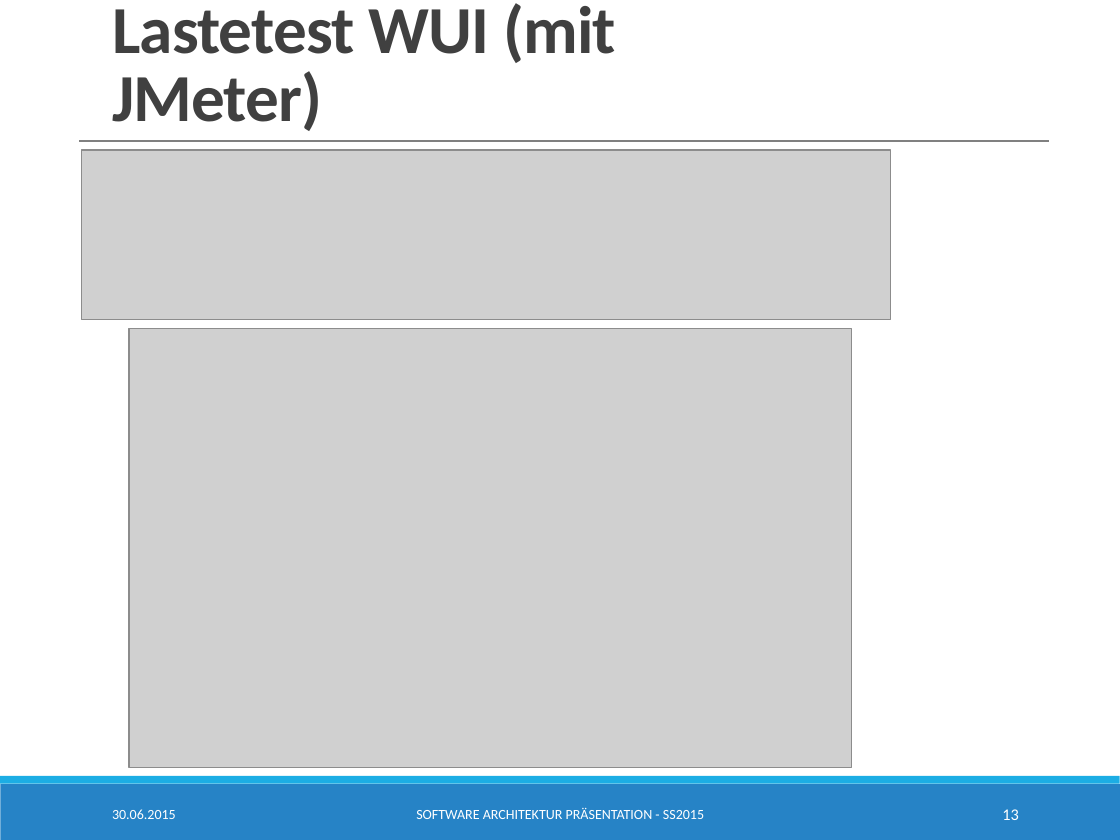
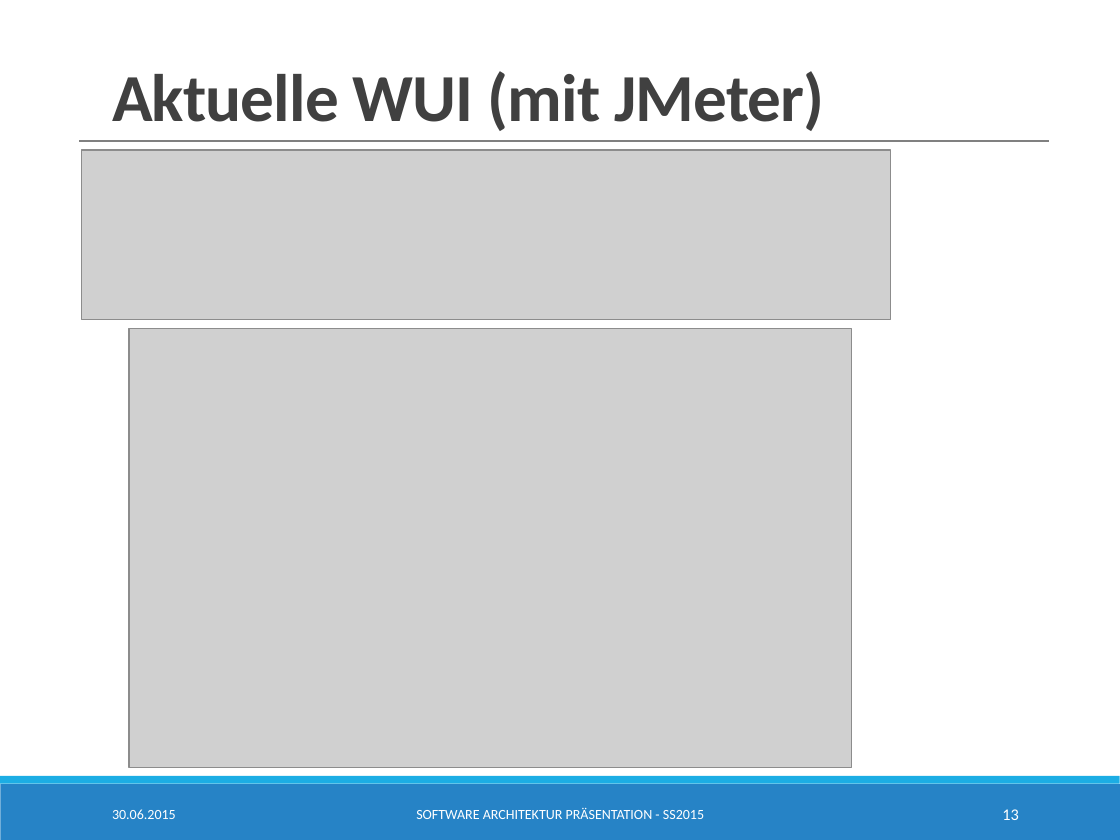
Before and after one commit to SimonBraun/de.htwg.se.mastermind, a slide deck: slide 13 of de.htwg.se.mastermind/Presentation.pptx. Drawn at 1120x840 pixels with LibreOffice and Linux fonts; fonts in the diff are those of the drawing; grey boxes stand for pictures. Boxes give left, top, right and bottom in pixels: in the first picture for what was removed or moved away, otherwise in the second. Text is boxed around its words. In the diff, an @@ line names an element or a change of style, - is before the commit and + after.

Commit message:
typo in präsi

```diff
--- a/de.htwg.se.mastermind/Presentation.pptx
+++ b/de.htwg.se.mastermind/Presentation.pptx
@@ title at (x1=112, y1=71, x2=825, y2=131): text changed @@
-Lastetest WUI (mit JMeter)
+Aktuelle WUI (mit JMeter)
```
Also in this commit, not shown: 1 other slide changed.
